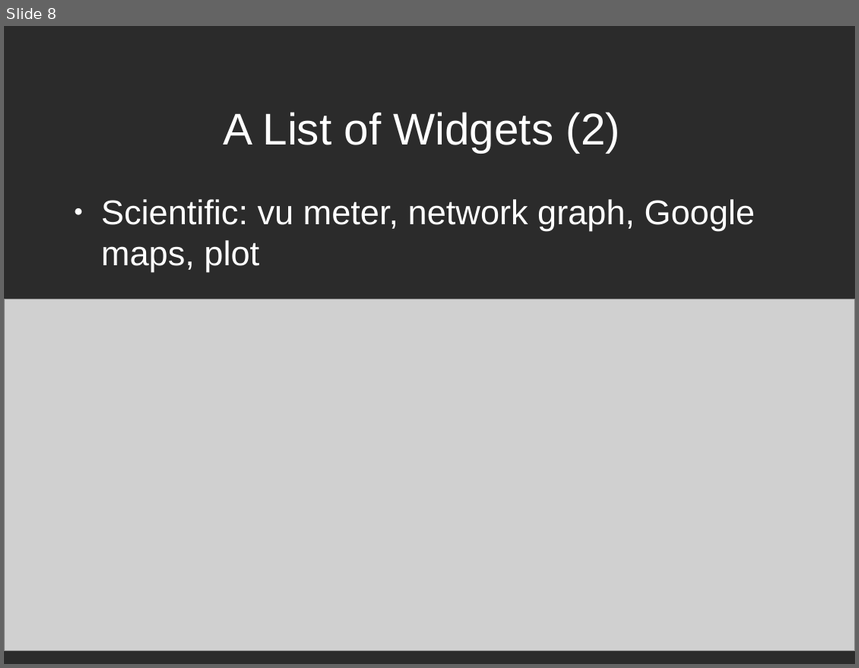
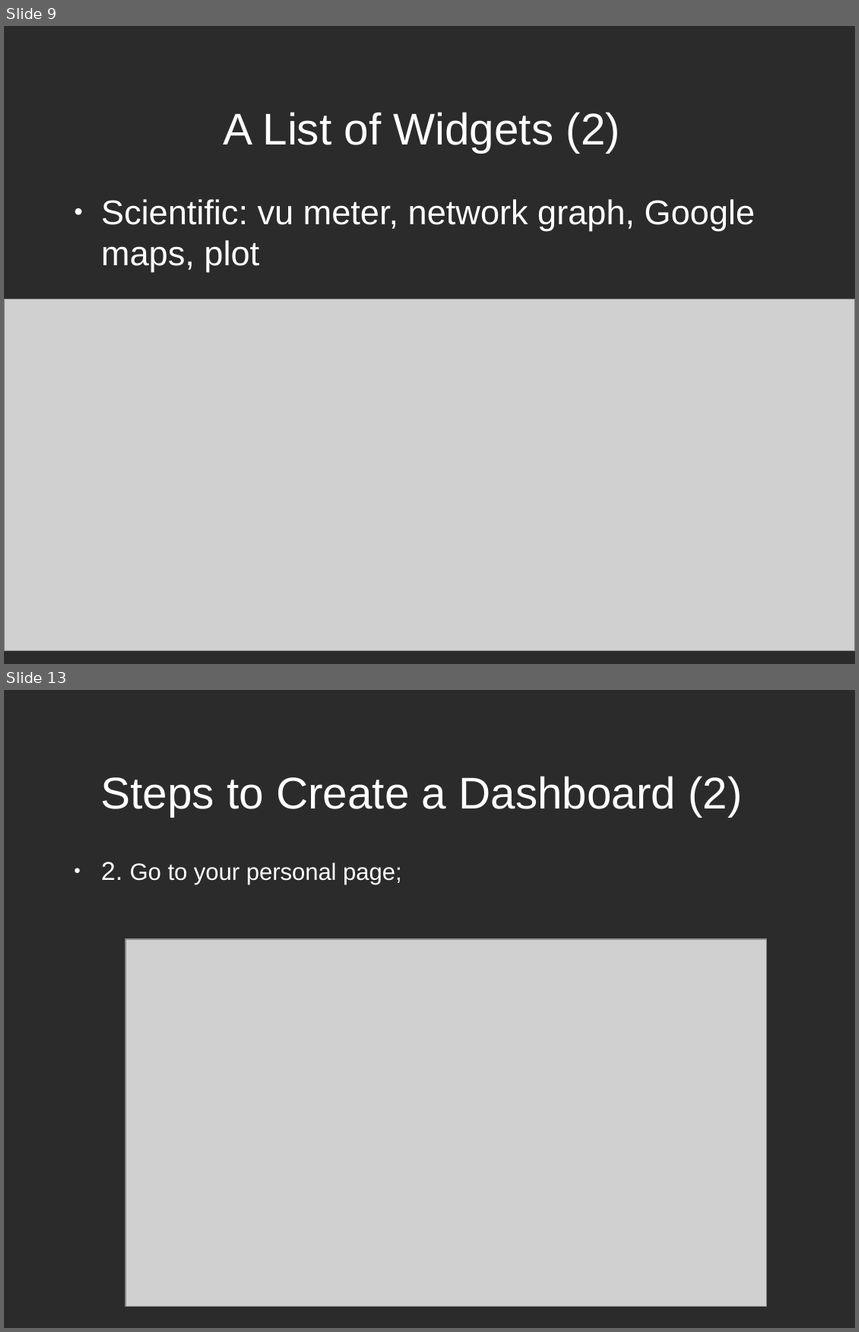
Before and after one commit to AutonomyLab/rosdash, a slide deck: doc/rosdash.odp. Shown one above the other, each under a label of ours: slide 8 before the commit, slides 9 and 13 after it; the slides between them are not shown. The pictures are 859x668 and 859x1332 pixels, drawn with LibreOffice and Linux fonts; fonts in the diff are those of the drawing; grey boxes stand for pictures; background and template pictures are left out; a plain dark background stands for a picture behind light text. Boxes give left, top, right and bottom in pixels: in the first picture for what was removed or moved away, otherwise in the second. Text is boxed around its words. In the diff, an @@ line names an element or a change of style, - is before the commit and + after.

```diff
--- a/doc/rosdash.odp
+++ b/doc/rosdash.odp
@@ slide 13 added at bbox=[4, 690, 855, 1328], background picture (left out) @@
@@ title added at bbox=[101, 776, 742, 816], 41.4 pt, text #FFFFFF @@
+Steps to Create a Dashboard (2)
@@ text added at bbox=[101, 862, 401, 885], 22 pt, text #FFFFFF @@
+● 2. Go to your personal page;
@@ picture added at bbox=[126, 939, 767, 1307] @@
@@ what was slide 8 is now slide 9 @@
```
Also in this commit, not shown: 5 slides changed, 10 other slides added, 2 slides removed, 10 other files.
